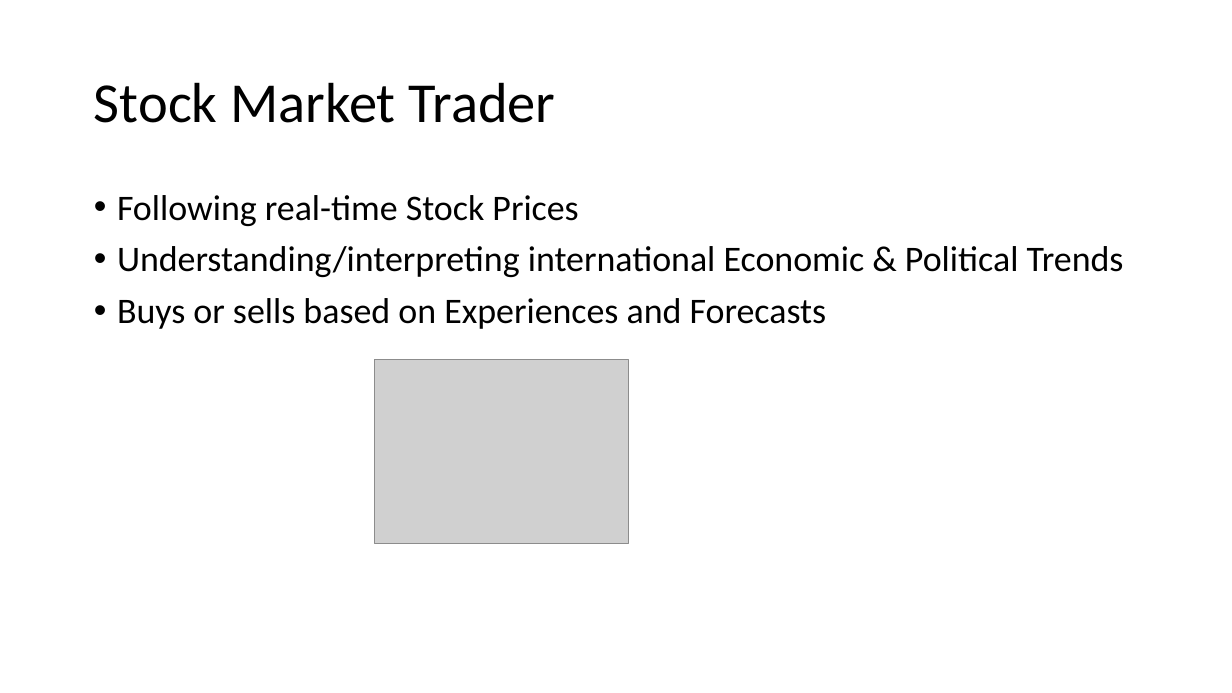
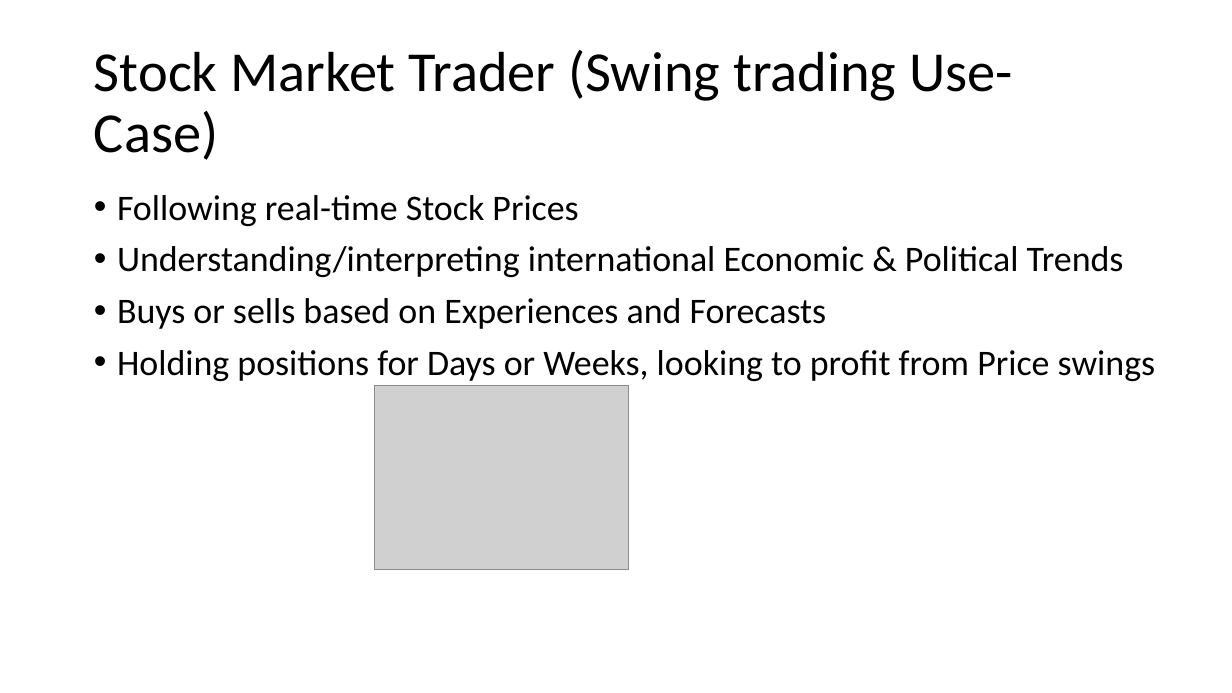
Before and after one commit to agilesolutions/agilesolutions.github.io, a slide deck: slide 1 of ppt/ai-trader.pptx. Drawn at 1232x693 pixels with LibreOffice and Linux fonts; fonts in the diff are those of the drawing; grey boxes stand for pictures. Boxes give left, top, right and bottom in pixels: in the first picture for what was removed or moved away, otherwise in the second. Text is boxed around its words. In the diff, an @@ line names an element or a change of style, - is before the commit and + after.

Commit message:
ai trader

```diff
--- a/ppt/ai-trader.pptx
+++ b/ppt/ai-trader.pptx
@@ title at <box>94,50,1013,160</box>: text changed @@
-Stock Market Trader
+Stock Market Trader (Swing trading Use-Case)
@@ text at <box>117,350,1156,381</box>: paragraph added @@
+• Holding positions for Days or Weeks, looking to profit from Price swings
@@ picture: place and size @@
-picture at <box>374,360,628,543</box>
+picture at <box>374,385,628,569</box>
```
